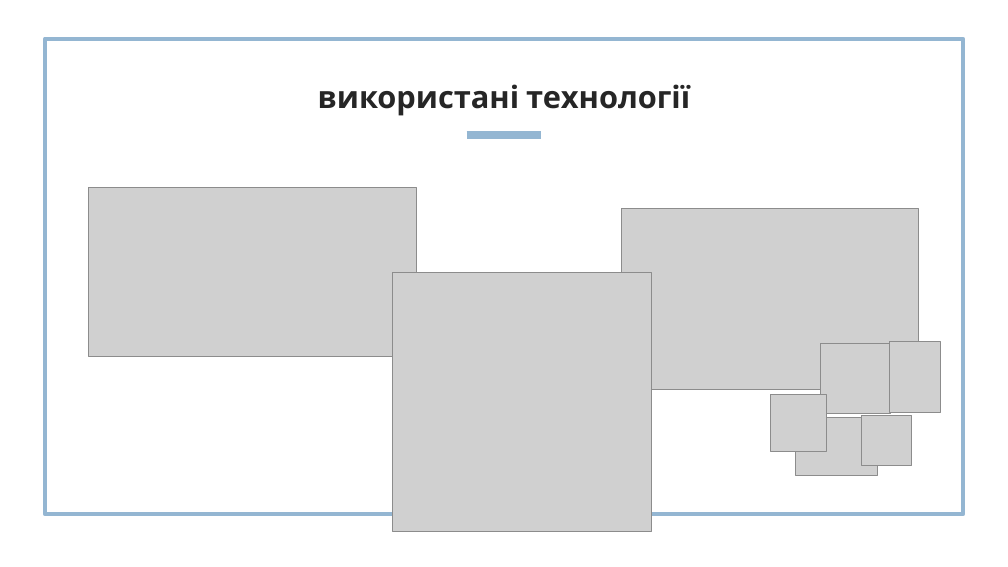
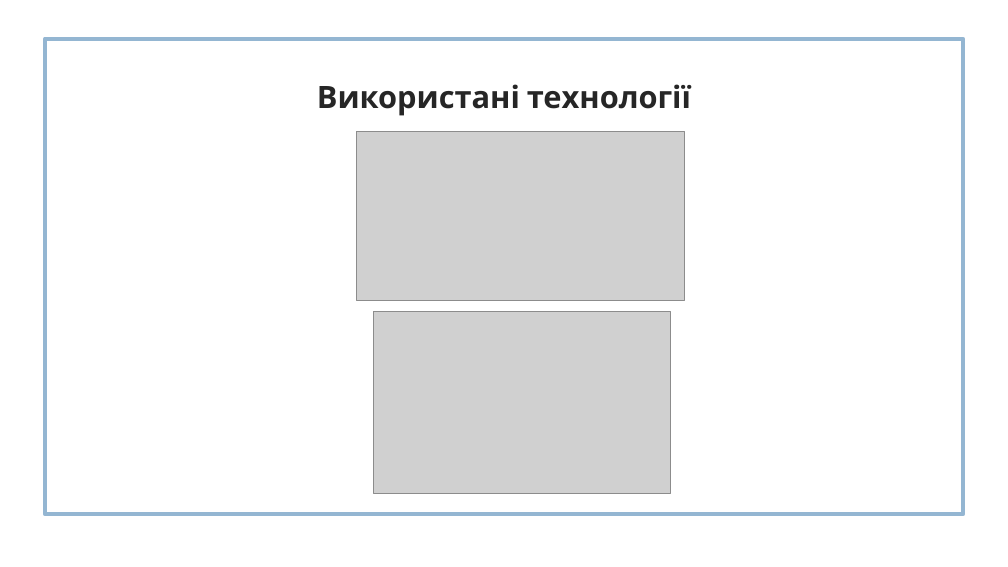
Before and after one commit to avrorilka/online-store-allium, a slide deck: slide 4 of Allium.pptx. Drawn at 1008x567 pixels with LibreOffice and Linux fonts; fonts in the diff are those of the drawing; grey boxes stand for pictures. Boxes give left, top, right and bottom in pixels: in the first picture for what was removed or moved away, otherwise in the second. Text is boxed around its words. In the diff, an @@ line names an element or a change of style, - is before the commit and + after.

```diff
--- a/Allium.pptx
+++ b/Allium.pptx
@@ title at bbox=[317, 84, 691, 116]: text changed @@
-використані технології
+Використані технології
@@ picture: place and size @@
-picture at bbox=[89, 187, 416, 357]
+picture at bbox=[357, 131, 684, 300]
@@ line removed from (467, 135) to (541, 135) @@
@@ picture removed at bbox=[392, 272, 651, 531] @@
@@ picture: place and size @@
-picture at bbox=[622, 209, 919, 390]
+picture at bbox=[374, 311, 671, 493]
@@ picture removed at bbox=[821, 343, 891, 413] @@
@@ picture removed at bbox=[889, 342, 939, 413] @@
@@ picture removed at bbox=[770, 394, 827, 451] @@
@@ picture removed at bbox=[795, 417, 877, 475] @@
@@ picture removed at bbox=[862, 415, 912, 466] @@
```
Also in this commit, not shown: 4 other slides changed.
